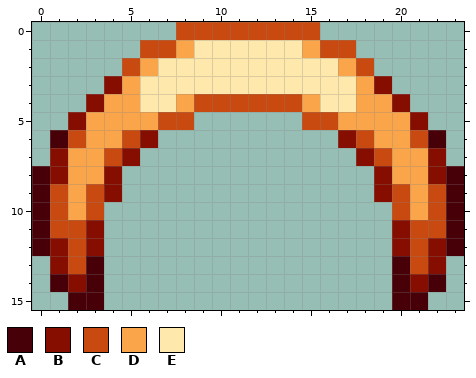
Edited in one commit: pixel-art sprite (Projectiles/BrimstoneWave.png). The picture above was drawn from the file before the commit.
The file is 48x32 pixels, drawn in blocks of 2x2; one block is one cell here.
Palette (. is transparent): A #470007  B #860e00  C #c94a11  D #fba54a  E #ffe8ab
Pixels before, first column x 0:
 0 ........CCCCCCCC........
 1 ......CCDEEEEEEDCC......
 2 .....CDEEEEEEEEEEDC.....
 3 ....BDEEEEEEEEEEEEDB....
 4 ...BDDEEDCCCCCCDEEDDB...
 5 ..BDDDDCC......CCDDDDB..
 6 .ACDDCB..........BCDDCA.
 7 .BDDCB............BCDDB.
 8 ABDDB..............BDDBA
 9 ACDCB..............BCDCA
10 ACDC................CDCA
11 ACCB................BCCA
12 ABCB................BCBA
13 .BCA................ACB.
14 .ABA................ABA.
15 ..AA................AA..
Once edited:
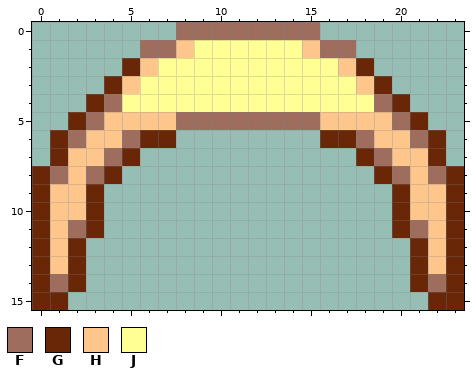
Colours new in this view: F #9f6d5d  G #692707  H #ffc68c  J #ffff93
Edits made:
Changed rows in their new state; - is an unchanged pixel.
first column x 0:
 0 --------FFFFFFFF--------
 1 ------FFHJJJJJJHFF------
 2 -----GHJJJJJJJJJJHG-----
 3 ----GHJJJJJJJJJJJJHG----
 4 ---GFJJJJJJJJJJJJJJFG---
 5 --GFHHHHFFFFFFFFHHHHFG--
 6 -GFHHFGG--------GGFHHFG-
 7 -GHHFG------------GFHHG-
 8 GFHFG--------------GFHFG
 9 GHHG.--------------.GHHG
10 GHHG----------------GHHG
11 GHFG----------------GFHG
12 GHG.----------------.GHG
13 GHG.----------------.GHG
14 GFG.----------------.GFG
15 GG..----------------..GG
